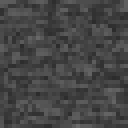
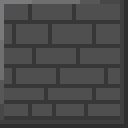
Layer changes from the first 128×128 image to the second:
added layer "Breakable_Stone" above "Background" over box(0, 0, 128, 128)
painted on "Background" over box(0, 0, 128, 128)
